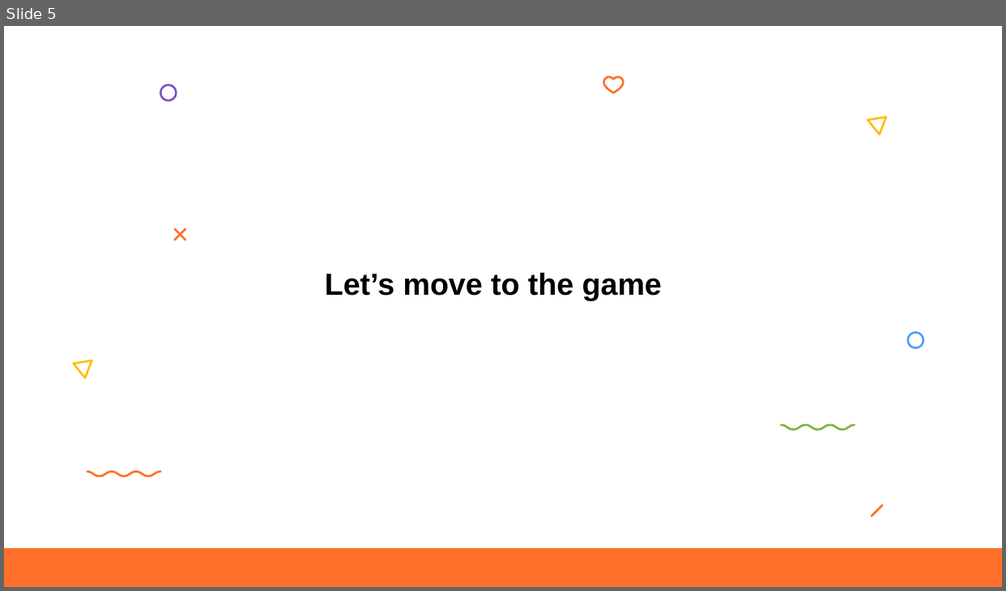
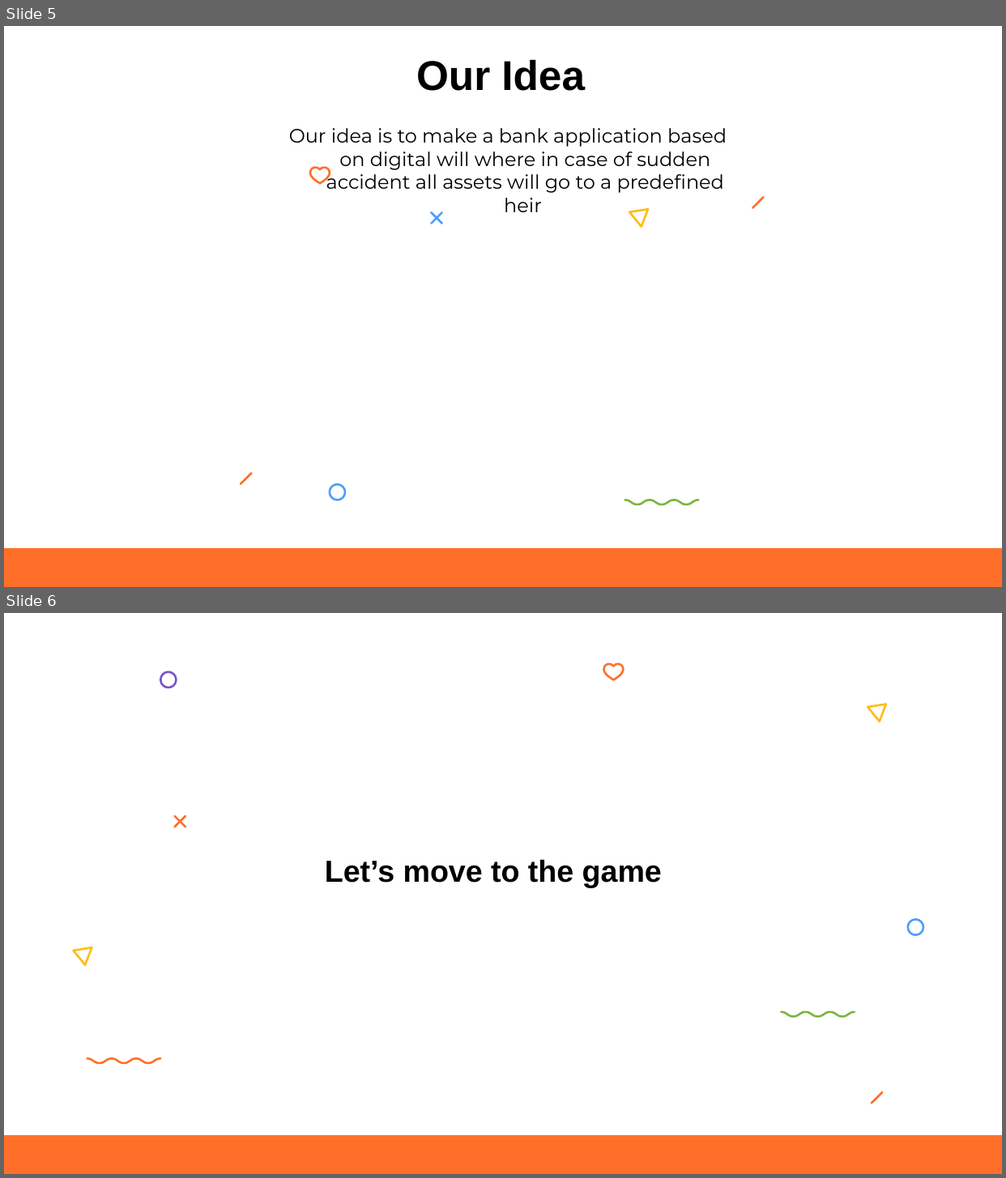
Before and after one commit to IVAndreev21/YRT, a slide deck: Documents/YRT.pptx. Shown one above the other, each under a label of ours: slide 5 before the commit, slides 5 and 6 after it. The pictures are 1006x591 and 1006x1178 pixels, drawn with LibreOffice and Linux fonts; fonts in the diff are those of the drawing. Boxes give left, top, right and bottom in pixels: in the first picture for what was removed or moved away, otherwise in the second. Text is boxed around its words. In the diff, an @@ line names an element or a change of style, - is before the commit and + after.

```diff
--- a/Documents/YRT.pptx
+++ b/Documents/YRT.pptx
@@ slide 5 added at (4, 26, 1002, 587), background #FFFFFF; not listed: 1 template element that a slide beside it also shows @@
@@ title added at (416, 59, 585, 91), 30 pt, text #000000, bold @@
+Our Idea
@@ subtitle added at (289, 128, 727, 212), 14 pt, text #000000 @@
+Our idea is to make a bank application based on digital will where in case of sudden accident all assets will go to a predefined heir
@@ group added at (241, 168, 764, 505): 8 freeform shapes @@
@@ what was slide 5 is now slide 6 @@
```
Also in this commit, not shown: 4 slides changed, 16 other files.
